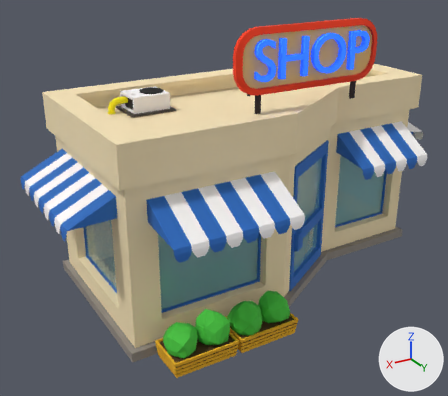
A saved change to the glTF model shops/models/shop-general-orange-a_night.glb.
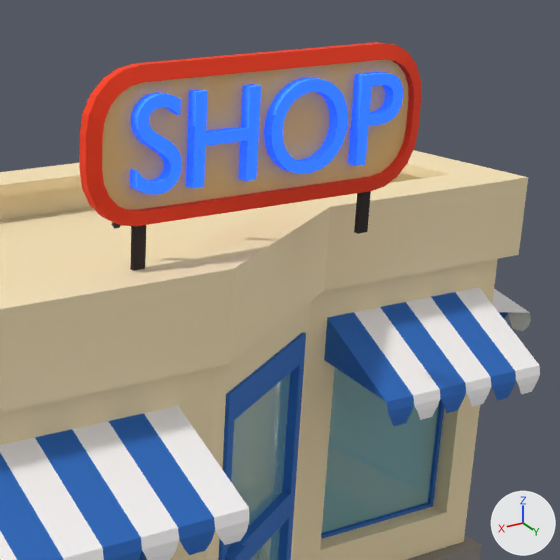
Each version appears first whole from a 50 mm lens placed at (5.82, 8.22, 5.73), pointed at (0.81, -0.13, 1.55), and next in a close-up on the part from 45% to 97% of the width and 0% to 60% of the height. Every picture has the same lights, and +X, +Y and +Z are marked at lower right. The first two pictures are the older version. Where no turn or scale is listed for an object, it has been applied to the vertices.

Script lines for the objects in view, before the commit:
```python
ob_sign_0 = bpy.data.objects.new('sign_0', me_sign_0)
ob_sign_0.location = (0.095, -0.341, -0.002)
ob_sign_letters = bpy.data.objects.new('sign_letters', me_sign_letters)
ob_sign_letters.location = (0.095, -0.341, -0.002)
ob_tenda_frontale_piccola_porta_e_serramenti_0 = bpy.data.objects.new('tenda frontale piccola_porta e serramenti_0', me_tenda_frontale_piccola_porta_e_serramenti_0)
ob_tenda_frontale_piccola_porta_e_serramenti_0.location = (-2.783, 1.062, 2.335)
# also in view: 'tetto_casa base_0' at (0.03, -0.34, 3.01); 'sign_1' at (0.01, 0.98, 4.05); 'sign_2' at (0.01, 0.98, 4.05); 'porta_vetri_0' at (-0.36, 0.65, 1.27); 'porta_porta e serramenti_0' at (-0.36, 0.67, 1.28)
```
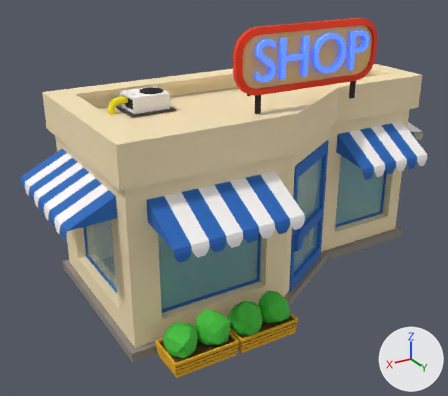
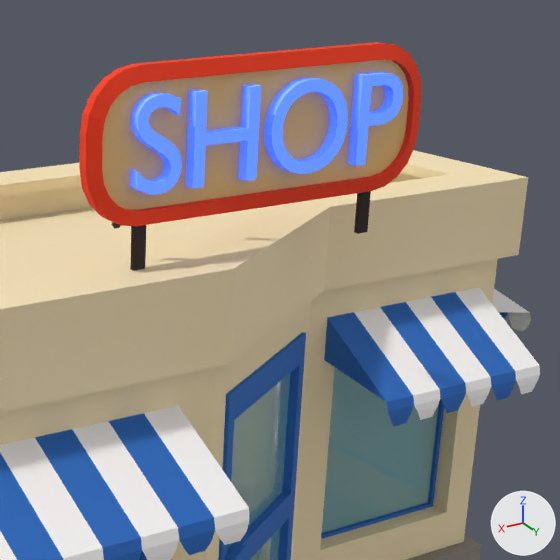
The change, as JSON lines over the scene's bpy script:
```json
{"block": "mat_sign_letters", "where": "n0 = _N.new('ShaderNodeBsdfPrincipled'); n0.name = 'Principled BSDF'"}
{"op": "set", "path": "n0.inputs[0].default_value", "old": "(0.05, 0.4, 1.0, 1.0)", "new": "(0.3, 0.65, 1.0, 1.0)", "note": "'Base Color', blue #3faaff -> 'Base Color', blue #95d3ff"}
```

Boxes [x1, y1, x2, y2] around the edits, measured in the close-ups (560 x 560 px):
```json
{"object": "sign_letters", "change": "recoloured", "before": [130, 72, 403, 195], "after": [130, 72, 403, 195]}
```
